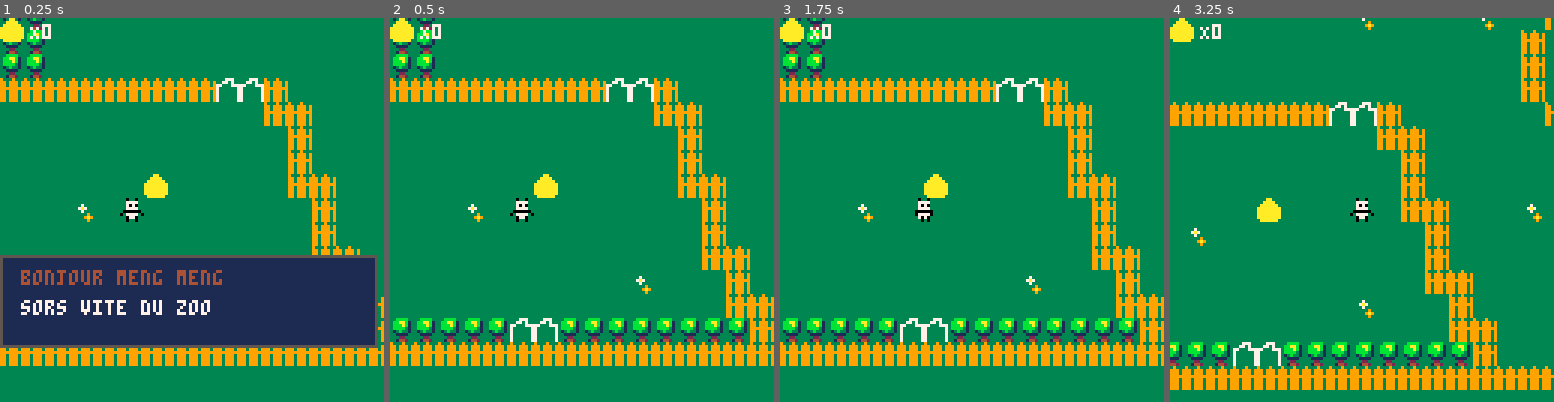
Above: before the commit, frames 1-4 (left to right).
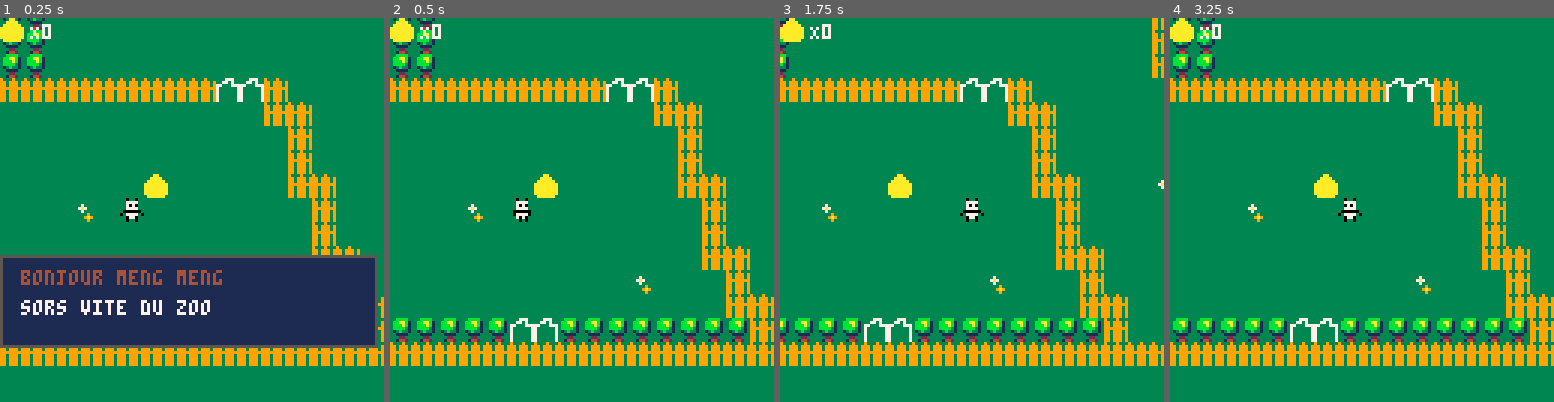
Above: after the commit, the same moments.

Repository: adatechschool/projet-collectif-pico8-marvelous_panda
Game: PICO-8 cartridge mon_petit_zoo.p8
Same seed, same stepped clock (60 frames per second), same inputs: the game is played once before the commit and once after it.
Inputs:
- Up to frame 1 (0.25 s): no input
- Up to frame 2 (0.5 s): tap X (X key) at 0.33 s
- Up to frame 3 (1.75 s): tap X (X key) at 1.07 s; hold Right from 1.6 s (still down)
- Up to frame 4 (3.25 s): tap X (X key) at 1.85, 2.97 s; release Right at 2.1 s; hold Up 2.15-2.42 s; hold Right 2.47-3.03 s; hold Left from 3.08 s (still down)

Frame 1 is identical in both runs. In frame 2, less than 0.1% of the frame differs, in the area x 31-38%, y 50-54%; in frame 3, 15%; in frame 4, 28%, in the area x 0-100%, y 0-97%.

Commit message:
panda avec bambou marche correctement

Diff:
--- a/mon_petit_zoo.p8
+++ b/mon_petit_zoo.p8
@@ -9,12 +9,13 @@
 end
 
 function _update()
-if not messages[1] then
- player_mouvement()
+ if not messages[1] then
+  player_mouvement()
  end
  update_msg()
  update_camera()
- interact(x,y)
+ --interact(x,y)
+ --interact_cle(x,y)
 end
 
 function _draw()
@@ -32,8 +33,6 @@
 
 function draw_map()
 	map(0,0,0,0,128,64)
-	spr(p.sprite,p.x*8+p.ox,
-	    p.y*8+p.oy,1,1)
 end
 
 function check_flag(flag,x,y)
@@ -45,9 +44,9 @@
 function update_camera()
  local map_width=127
  local map_height=63
- local camx=mid(0,(p.x-7.5)*8+p.ox,
+ local camx=mid(0,(p.x-7.5)*8,
             (map_width-15)*8)
- local camy=mid(0,(p.y-7.5)*8+p.oy,
+ local camy=mid(0,(p.y-7.5)*8,
             (map_height-15)*8)
  camera(camx,camy)
 end
@@ -72,64 +71,48 @@
 function create_player()
  p={
    x=5,y=25,
-   ox=0,oy=0,
-   start_ox=0,start_oy=0,
-   anim_t=0,
    sprite=20,
-   oeufs=0
+   oeufs=0,
+   cles=0
    }
 end
 
 function player_mouvement()
  newx=p.x
  newy=p.y
- if p.anim_t==0 then
-    newox=0
-    newoy=0
   if btn(⬅️) then
 	  newx-=1
-	  newox=8
 	  p.flip=true
 	 elseif btn(➡️) then
 	  newx+=1
-	  newox=-8
 	  p.flip=false
 	 elseif btn(⬆️) then
 	  newy-=1
-	  newoy=8
 	 elseif btn(⬇️) then
 	 	newy+=1
-	  newoy=-8
 	 end
- end
- if p.anim_t>=0.5 then
-  p.sprite=21
- else
-  p.sprite=20
- end
-
+ if (p.x%2==0 and p.oeufs==0) then
+   p.sprite=20
+  elseif (p.x%2!=0 and p.oeufs==0) then
+   p.sprite=21
+  elseif (p.x%2==0 and p.oeufs!=0) then
+   p.sprite=22
+  else p.sprite=23
+ end
 
  interact(newx,newy)
-
- if (newx!=p.x or newy!=p.y)
-  and not
+ interact_cle(newx,newy)
+
+ if (newx!=p.x or newy!=p.y)and not
    check_flag(0,newx,newy)
  then
   p.x=mid(0,newx,47)
   p.y=mid(0,newy,31)
-  p.start_ox=newox
-  p.start_oy=newoy
-  p.anim_t=1
- end
- p.anim_t=max(p.anim_t-0.125,0)
- p.ox=p.start_ox*p.anim_t
- p.oy=p.start_oy*p.anim_t
-
+	end
 end
 
 function draw_player()
-	spr(p.sprite,p.x*8+p.ox,
-	    p.y*8+p.oy,1,1,p.flip)
+	spr(p.sprite,p.x*8,p.y*8,1,1,p.flip)
 end
 
 -->8
@@ -193,14 +176,29 @@
 end
 
 
+-->8
+--cles
+function pick_up_cle(x,y)
+ next_tile(x,y)
+ p.cles+=1
+end
+
+function interact_cle(x,y)
+	if check_flag(3,x,y) then
+	 pick_up_cle(x,y)
+--	elseif check_flag(?,x,y)
+--	and p.oeufs>0 then
+	--	open_door_poule(x,y)
+ end
+end
 __gfx__
 00000000cccccccccccccccc33333333ccbbbccccccccccc11111111000000009ccc9cccccc777cccccc8cccccaccaccccdccdcccc9cc9cccc4cc4cccccaaccc
 00000000cccccccccccccccc33333333ccbbbccccccccccc111111110000000099c999c9cc77c7cccc7777ccccaaaacccc7dd7cccc7997cccc4444ccccaaaacc
-00000000cccc00cccc00cccc33333333ccbbbcccccc7cccc111111110000000099c999c977ccc777cc7070cccc0aa0cccc0dd0cccc9090cccc0440cccaaaaaac
-00700700cccc00cccc00cccc33333333cccccccccc7a7ccc1111111100000000999999997cccccc7cc777accacaaaacccc7447cc0c9999c04c4444c4aaaaaaaa
+00700700cccc00cccc00cccc33333333ccbbbcccccc7cccc111111110000000099c999c977ccc777cc7070cccc0aa0cccc0dd0cccc9090cccc0440cccaaaaaac
+00077000cccc00cccc00cccc33333333cccccccccc7a7ccc1111111100000000999999997cccccc7cc777accacaaaacccc7447cc0c9999c04c4444c4aaaaaaaa
 00077000cccc77777777cccc33333333ccbbbcccccc7cccc111111110000000099c999c97cccccc77aa77877caaaaaaccddddddc9c9999094c4994c4aaaaaaaa
-00077000ccc7777777777ccc33333333ccbbbcccccccc9cc111111110000000099c999c97cccccc7c7a7777ccca77acadd0dd0dd099779cc44499444aaaaaaaa
-00700700cc777007700777cc33333333ccbbbccccccc9a9c111111110000000099c999c97cccccc7cc7777cccca77acccddddddccc0770cccc4444ccaaaaaaaa
+00700700ccc7777777777ccc33333333ccbbbcccccccc9cc111111110000000099c999c97cccccc7c7a7777ccca77acadd0dd0dd099779cc44499444aaaaaaaa
+00000000cc777007700777cc33333333ccbbbccccccc9a9c111111110000000099c999c97cccccc7cc7777cccca77acccddddddccc0770cccc4444ccaaaaaaaa
 00000000cc777007700777cc33333333ccbbbcccccccc9cc111111110000000099c999c97cccccc7ccaccaccccaccacccc0dd0cccc9cc9cccc4cc4cccaaaaaac
 33333333cc777777777777cccc9cc9cccc0cc0cccc0cc0cccc0cc0cbcc0cc0cbccbbbbccccccccccccccccccccccccccdccccccccccccccc0000000000000000
 33333333cccc00777700cccccc9999cccc7777cccc7777cccc7777cbcc7777cbcbbaab1cccc88ccccccccccccccccccdddcccccccccccccc0000000000000000
@@ -210,14 +208,14 @@
 33333333cccc777cc777cccc997777cc0c7777c0c077770c0c7777cbc07777cbcc1111ccc8cccc8cccccccccccddd666666666cccccccccc0000000000000000
 33333333cccc000cc000cccccc9999cccc0770cccc7070cccc0770cccc7070ccccc22cccc8cccc8ccccccccccddd66666666666ccccccccc0000000000000000
 33333333cccccccccccccccccc9cc9cccc0cc0ccccc0c0cccc0cc0ccccc0c0cccc1442ccc8cccc8cccccccccdddd6666d6666666cccccccc0000000000000000
-00000000000000000000000000000000000000000000000000000000000000000000000000000000ccccccddddddd666dd6666666ccccccc0000000000000000
-00000000000000000000000000000000000000000000000000000000000000000000000000000000cccccdddddddd666ddd6666666cccccc0000000000000000
-00000000000000000000000000000000000000000000000000000000000000000000000000000000ccccdd66ddddd666dddd6666666ccccc0000000000000000
-00000000000000000000000000000000000000000000000000000000000000000000000000000000cccdddd6ddddd6666dddd6666666cccc0000000000000000
-00000000000000000000000000000000000000000000000000000000000000000000000000000000ccddddd66dddd6666ddddd6666666ccc0000000000000000
-00000000000000000000000000000000000000000000000000000000000000000000000000000000cddddddd6666d66666dddddd666666cc0000000000000000
-00000000000000000000000000000000000000000000000000000000000000000000000000000000cdddddddd66dd66666ddddddd666666c0000000000000000
-00000000000000000000000000000000000000000000000000000000000000000000000000000000dddddddddd666666666ddddddd6666660000000000000000
+33333333333333330000000000000000000000000000000000000000000000000000000000000000ccccccddddddd666dd6666666ccccccc0000000000000000
+33333333333333330000000000000000000000000000000000000000000000000000000000000000cccccdddddddd666ddd6666666cccccc0000000000000000
+33333a33333333330000000000000000000000000000000000000000000000000000000000000000ccccdd66ddddd666dddd6666666ccccc0000000000000000
+3aaaa3a3333333330000000000000000000000000000000000000000000000000000000000000000cccdddd6ddddd6666dddd6666666cccc0000000000000000
+3a333a33333333330000000000000000000000000000000000000000000000000000000000000000ccddddd66dddd6666ddddd6666666ccc0000000000000000
+33333333333333330000000000000000000000000000000000000000000000000000000000000000cddddddd6666d66666dddddd666666cc0000000000000000
+33333333333333330000000000000000000000000000000000000000000000000000000000000000cdddddddd66dd66666ddddddd666666c0000000000000000
+33333333333333330000000000000000000000000000000000000000000000000000000000000000dddddddddd666666666ddddddd6666660000000000000000
 0000000000000000000000000000000000000000000000000000000000000000cccccccccccccccccccccccccccccccccccdddcccccccccccccccccccccccccc
 0000000000000000000000000000000000000000000000000000000000000000cccccccccccccccccccccccccccccccccccddddccccccccccccccccccccccccc
 0000000000000000000000000000000000000000000000000000000000000000cccccccccccccccccccccccccccccccccddddddccccccccccccccccccccccccc
@@ -290,7 +288,7 @@
 00000000000000000000000000000000000000000000000000000000000000000000000000000000000000000000000000000000000000000000000000000000
 30303030303030303030303030303030303030303030303030303030303030303030303030303030303030303030303030303030303030303030300000000000
 __gff__
-0000000000000000010000000000000200000100000000000105000000000000000000000000000000000000000000000000000000000000000000000000000000000000000000000000000000000000000000000000000000000000000000000000000000000000000000000000000000000000000000000000000000000000
+0000000000000000010000000000000200000100000000000105000000000000080000000000000000000000000000000000000000000000000000000000000000000000000000000000000000000000000000000000000000000000000000000000000000000000000000000000000000000000000000000000000000000000
 0000000000000000000000000000000000000000000000000000000000000000000000000000000000000000000000000000000000000000000000000000000000000000000000000000000000000000000000000000000000000000000000000000000000000000000000000000000000000000000000000000000000000000
 __map__
 181818181818183b3c3d18181818181818181818181808181818181808181818181818181818181818183b3c3d1818080303030303030303030303030303030000000000000000000000000000000000000000000000000000000000000000000000000000000000000000000000000000000000000000000000000000000000
@@ -300,7 +298,7 @@
 1818030303030303030303030303050303030308080303030303030308030303030303030303030303030303030303080303030303030303030303030303030000000000000000000000000000000000000000000000000000000000000000000000000000000000000000000000000000000000000000000000000000000000
 1818030303030303030303030303030303030808030305030303030308030303030503030303030303030303030303080303030303030303030303030303030000000000000000000000000000000000000000000000000000000000000000000000000000000000000000000000000000000000000000000000000000000000
 1803030303030e03030303030303030908080303030303030303030303080808030303030303030303030303030303080303030303030303030303030303030000000000000000000000000000000000000000000000000000000000000000000000000000000000000000000000000000000000000000000000000000000000
-1803030303030303030303030303090303030303030303030303030303030308030303030303030d03030303030303080303030303030303030303030303030000000000000000000000000000000000000000000000000000000000000000000000000000000000000000000000000000000000000000000000000000000000
+1803030303030303030303030303090303030303030303030303030303030308030303030303030d20030303030303080303030303030303030303030303030000000000000000000000000000000000000000000000000000000000000000000000000000000000000000000000000000000000000000000000000000000000
 1803030303030303030303030308030303030303030303030303030303030303090903030303030303030303030303080303030303030303030303030303030000000000000000000000000000000000000000000000000000000000000000000000000000000000000000000000000000000000000000000000000000000000
 1803030303030303030303080808030303030303030303030303030303030303030308080803030303050303030303080303030303030303030303030303030000000000000000000000000000000000000000000000000000000000000000000000000000000000000000000000000000000000000000000000000000000000
 1803030303030303080808030303030303030303030303030808080808030303030303030808080808080808080808080303030303030303030303030303030000000000000000000000000000000000000000000000000000000000000000000000000000000000000000000000000000000000000000000000000000000000
